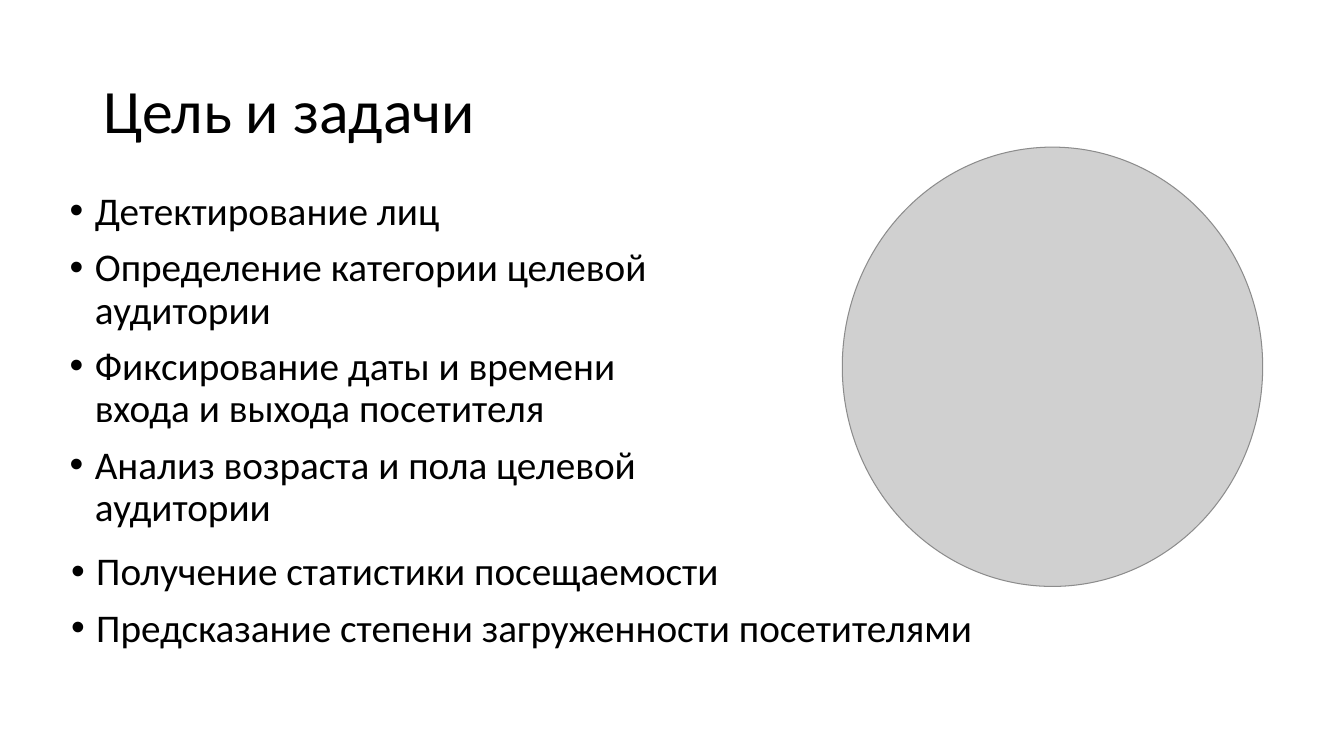
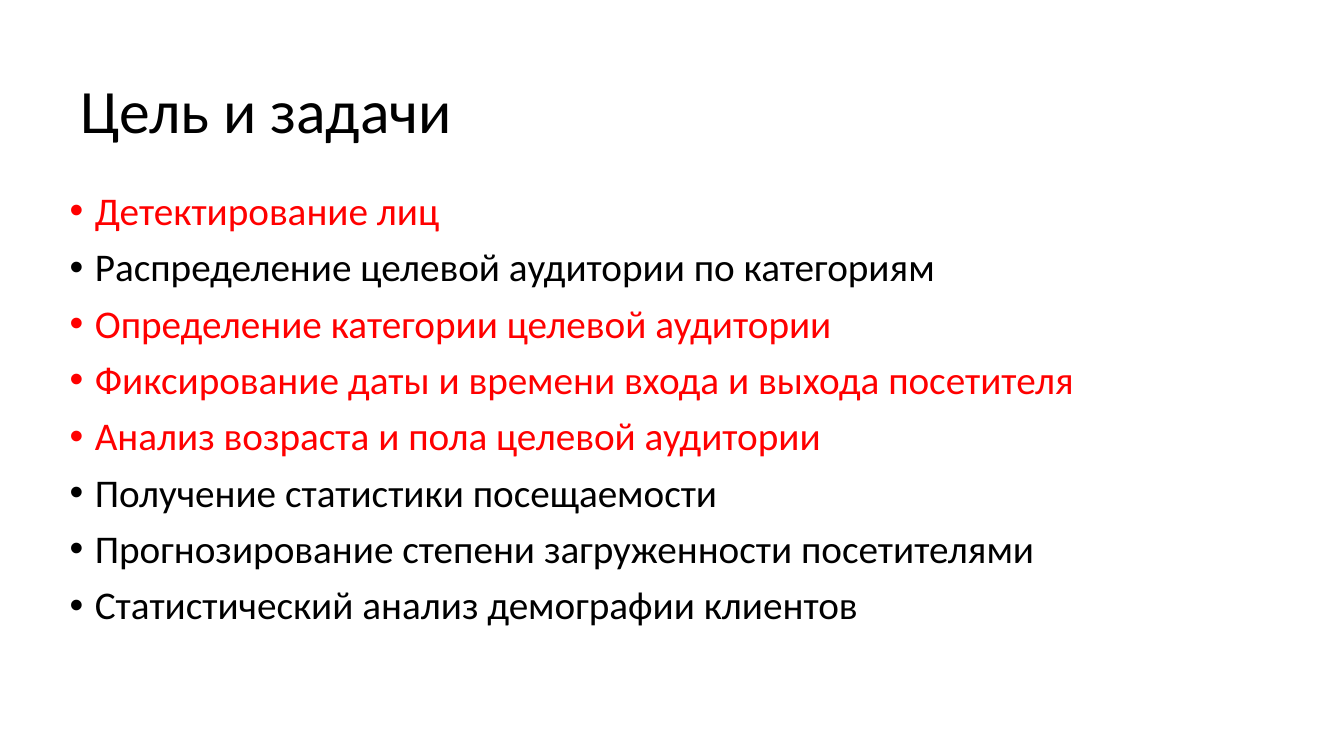
Before and after one commit to vadikko2/Hack_university, a slide deck: slide 3 of Hack_present - 3.pptx. Drawn at 1344x756 pixels with LibreOffice and Linux fonts; fonts in the diff are those of the drawing; grey boxes stand for pictures. Boxes give left, top, right and bottom in pixels: in the first picture for what was removed or moved away, otherwise in the second. Text is boxed around its words. In the diff, an @@ line names an element or a change of style, - is before the commit and + after.

Commit message:
6 commit

```diff
--- a/Hack_present - 3.pptx
+++ b/Hack_present - 3.pptx
@@ title "Цель и задачи": place and size @@
-title "Цель и задачи" at <box>103,93,474,143</box>
+title "Цель и задачи" at <box>81,93,451,143</box>
@@ picture removed at <box>843,147,1263,587</box> @@
@@ text at <box>95,200,1073,457</box>: text colour #000000 to #FF0000 in "Детектирование лиц", "Определение категории целевой аудитории", "Фиксирование даты и времени входа и выхода ...", "Анализ возраста и пола целевой аудитории" @@
@@ text at <box>95,254,935,288</box>: paragraph added @@
+• Распределение целевой аудитории по категориям
@@ text at <box>95,482,1034,626</box>: paragraphs added @@
+• Получение статистики посещаемости
+• Прогнозирование степени загруженности посетителями
+• Статистический анализ демографии клиентов
@@ text removed at <box>96,560,972,649</box> @@
-• Получение статистики посещаемости
-• Предсказание степени загруженности посетителями
```
Also in this commit, not shown: 4 other slides changed, 1 slide added.
